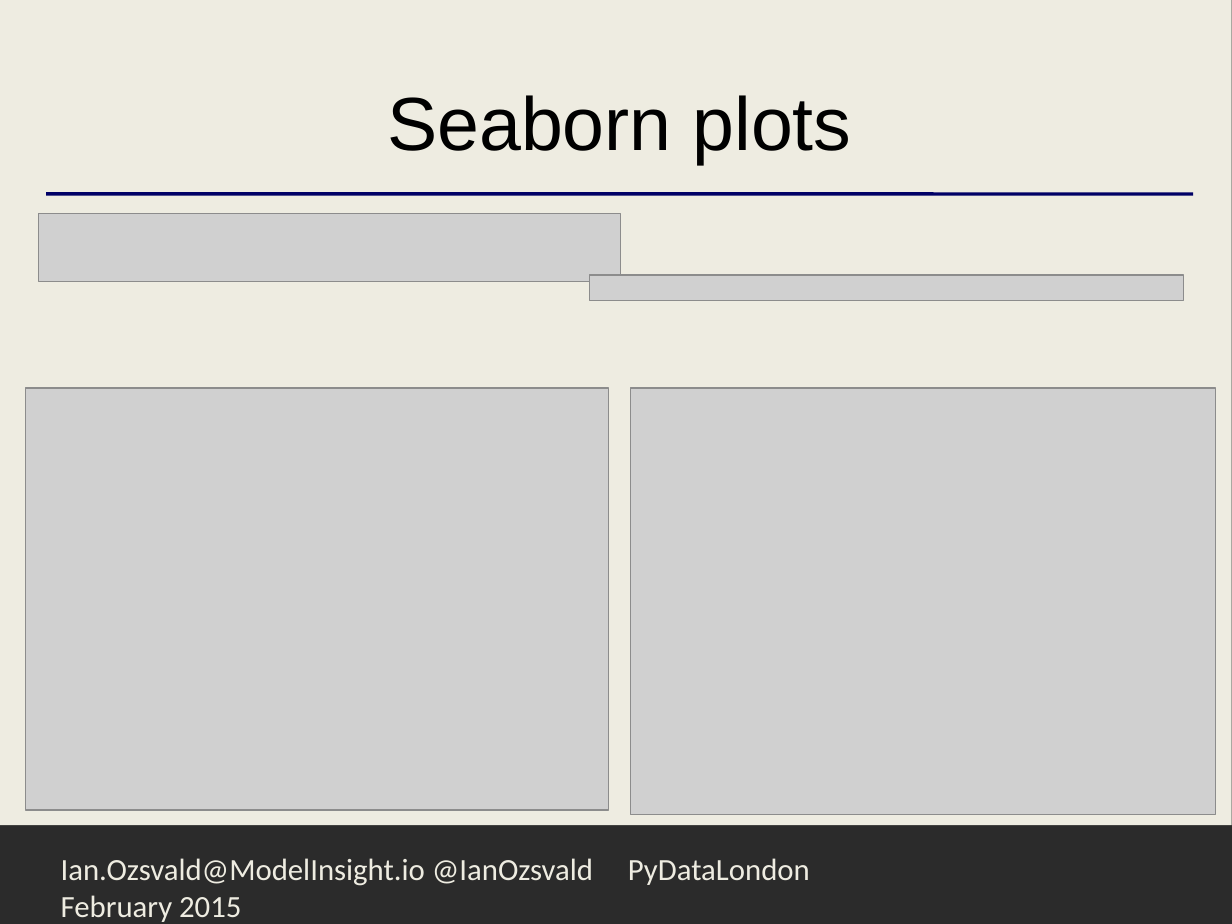
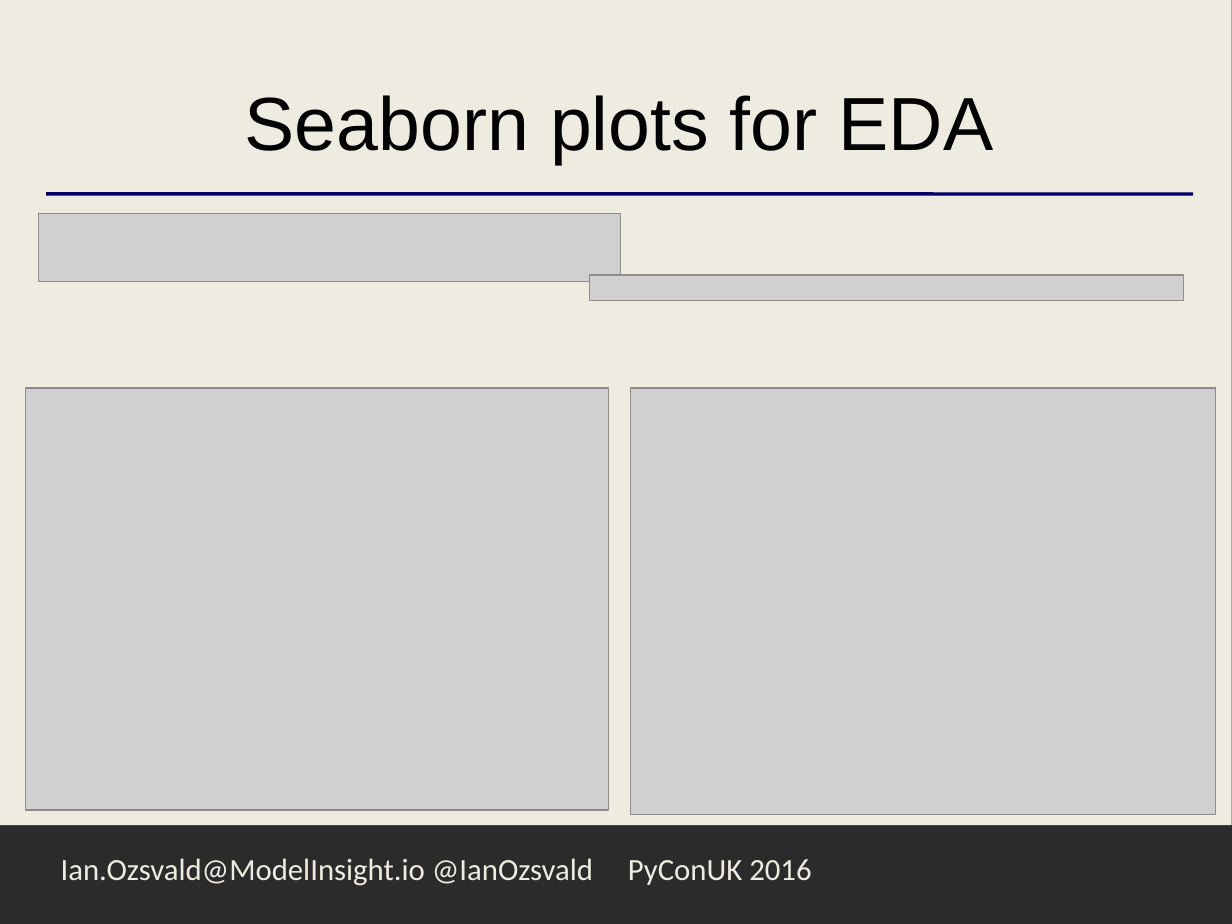
Before and after one commit to ianozsvald/pyconuk_using_sklearn_classification, a slide deck: slide 6 of PyConUK2016_ML_Ian.odp. Drawn at 1232x924 pixels with LibreOffice and Linux fonts; fonts in the diff are those of the drawing; grey boxes stand for pictures; background and template pictures are left out; a plain dark background stands for a picture behind light text. Boxes give left, top, right and bottom in pixels: in the first picture for what was removed or moved away, otherwise in the second. Text is boxed around its words. In the diff, an @@ line names an element or a change of style, - is before the commit and + after.

```diff
--- a/PyConUK2016_ML_Ian.odp
+++ b/PyConUK2016_ML_Ian.odp
@@ title at [245, 95, 994, 164]: text changed @@
-Seaborn plots
+Seaborn plots for EDA
@@ text at [61, 858, 811, 886]: text changed @@
-Ian.Ozsvald@ModelInsight.io @IanOzsvald PyDataLondon February 2015
+Ian.Ozsvald@ModelInsight.io @IanOzsvald PyConUK 2016
```
Also in this commit, not shown: 11 other slides changed, 4 slides added, 1 slide removed, 2 other files.
